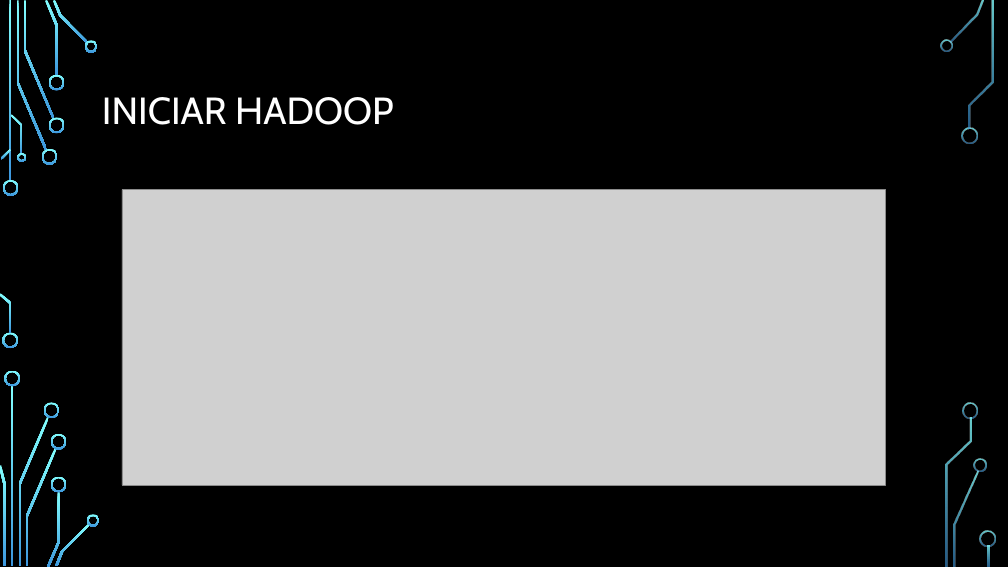
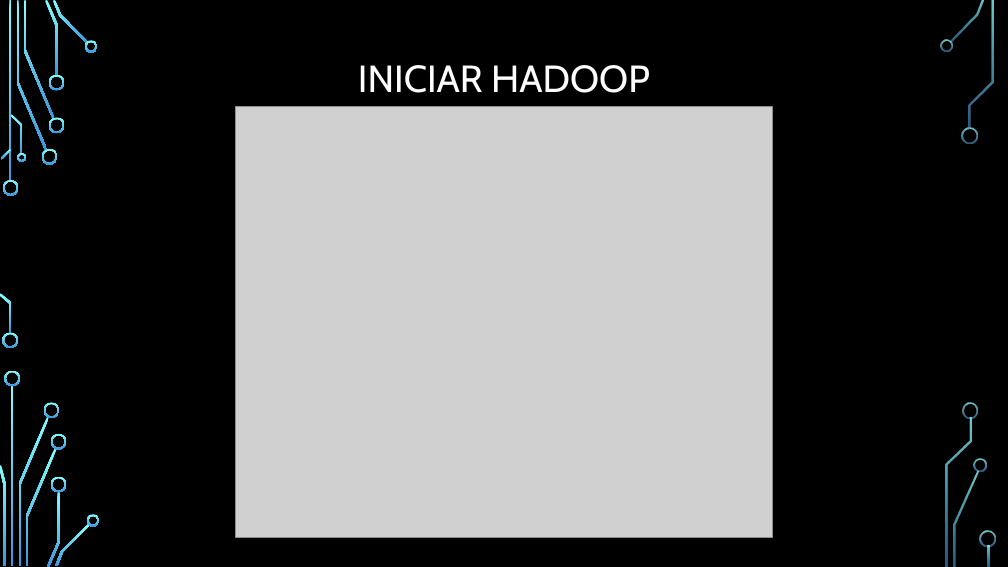
Before and after one commit to Salgado93/Hadoop_WordCount, a slide deck: slide 5 of Presentacion.pptx (slide 4 before the commit). Drawn at 1008x567 pixels with LibreOffice and Linux fonts; fonts in the diff are those of the drawing; grey boxes stand for pictures; background and template pictures are left out. Boxes give left, top, right and bottom in pixels: in the first picture for what was removed or moved away, otherwise in the second. Text is boxed around its words. In the diff, an @@ line names an element or a change of style, - is before the commit and + after.

```diff
--- a/Presentacion.pptx
+++ b/Presentacion.pptx
@@ title "INICIAR HADOOP": place and size @@
-title "INICIAR HADOOP" at (102,97,394,125)
+title "INICIAR HADOOP" at (358,65,650,93)
@@ title "INICIAR HADOOP" at (358,65,650,93): alignment left to centre @@
@@ picture: place and size @@
-picture at (122,190,885,485)
+picture at (236,107,773,537)
```
Also in this commit, not shown: 5 other slides changed, 5 slides added.
